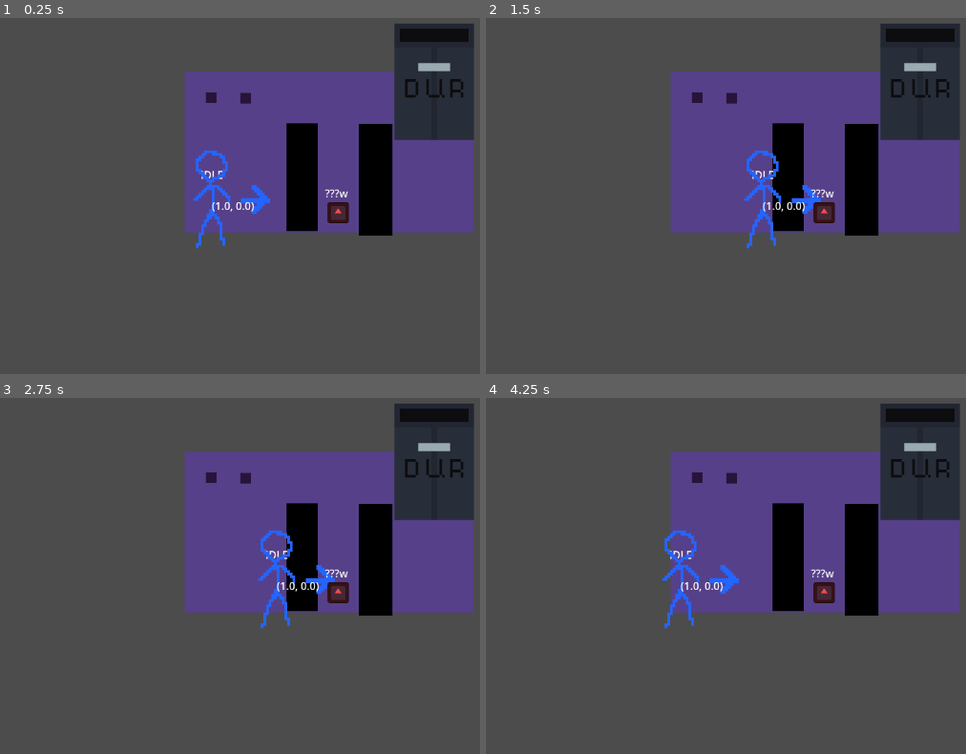
Above: before the commit, frames 1-4 (two rows, left to right).
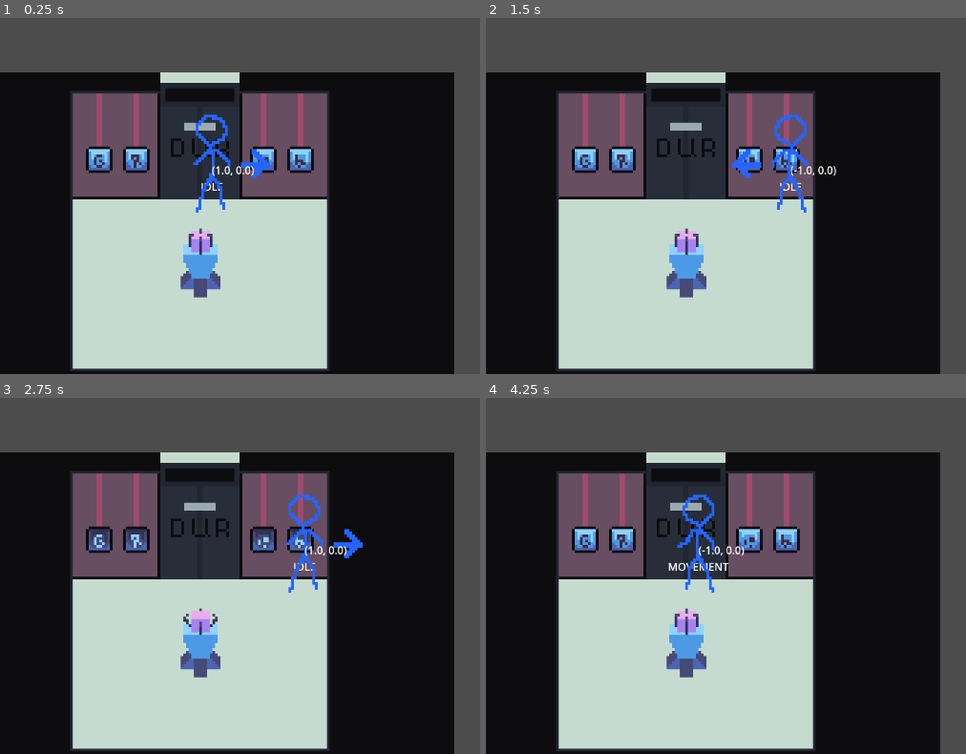
Above: after the commit, the same moments.

Repository: xill47/the-cube-game
Game: Godot game, scene res://world/world.tscn
The game is run twice, just before and just after one commit, with the same random seed, the same clock (stepped at 60 frames per second) and the same inputs. This scene is started directly instead of the project's main scene. The engine's default icon, where the game draws it, is replaced by a stand-in: a white triangle on a blue panel in a dark square.
Inputs (mouse positions are in pixels of both pictures, inside the frame that each line leads up to):
- Up to frame 1 (0.25 s): no input
- Up to frame 2 (1.5 s): tap Enter at 0.5 s; move the mouse to (outside the picture) at 0.52 s; hold D (move_right) 0.53-1.25 s; hold F (interact) 0.53-1.25 s; click (outside the picture) at 0.67 s; drag from (716, 181) to (918, 142) at 1.27 s
- Up to frame 3 (2.75 s): tap Space at 2 s; move the mouse to (456, 444) at 2.02 s; hold D (move_right) from 2.03 s (still down); hold F (interact) from 2.03 s (still down)
- Up to frame 4 (4.25 s): release D (move_right) at 2.75 s; release F (interact) at 2.75 s; tap Enter at 2.75 s; drag from (826, 625) to (730, 479) at 2.77 s; tap Space at 3.5 s; move the mouse to (outside the picture) at 3.52 s; hold A (move_left) from 3.53 s (still down); hold F (interact) from 3.53 s (still down); tap E (rotate_cw) at 3.6 s

The runs differ from the first frame. In frame 1, 82% of the frame differs, in the area x 0-99%, y 1-100%; in frame 2, 82%; in frame 3, 82%; in frame 4, 82%.
Error after the commit: Invalid access to property or key 'request_transition' on a base object of type 'Nil'. (res://world/world_state.gd:19)

Commit message:
For Ilia amuzement

Diff:
--- a/character/character.tscn
+++ b/character/character.tscn
@@ -15,11 +15,13 @@
 [ext_resource type="AnimationLibrary" uid="uid://dxyoy86qvsmj" path="res://character/assets/animation-tests/animation_res/run.res" id="11_hq3og"]
 [ext_resource type="AnimationLibrary" uid="uid://cm43fbus4h4lg" path="res://character/assets/animation-tests/animation_res/walk.res" id="13_orckd"]
 
-[sub_resource type="CircleShape2D" id="CircleShape2D_yf0e5"]
+[sub_resource type="CapsuleShape2D" id="CapsuleShape2D_hd715"]
 radius = 16.0
-
-[sub_resource type="CircleShape2D" id="CircleShape2D_ugqs2"]
-radius = 5.0
+height = 68.0
+
+[sub_resource type="CapsuleShape2D" id="CapsuleShape2D_hq3og"]
+radius = 24.0
+height = 100.0
 
 [sub_resource type="Animation" id="Animation_gx66j"]
 resource_name = "idle-down"
@@ -708,6 +710,9 @@
 nodes/down/position = Vector2(300, 1120)
 node_connections = [&"output", 0, &"CustomShot", &"Walk", 0, &"wa", &"Walk", 1, &"Animation", &"Walk", 2, &"Animation 2 …(1094 unchanged characters)…
 
+[sub_resource type="RectangleShape2D" id="RectangleShape2D_hd715"]
+size = Vector2(60, 48)
+
 [node name="Character" type="CharacterBody2D" unique_id=337287904]
 collision_layer = 3
 collision_mask = 3
@@ -720,7 +725,8 @@
 metadata/_custom_type_script = "uid://dalnoy50favch"
 
 [node name="CollisionShape2D" type="CollisionShape2D" parent="." unique_id=1386120881]
-shape = SubResource("CircleShape2D_yf0e5")
+rotation = 1.5707964
+shape = SubResource("CapsuleShape2D_hd715")
 
 [node name="StanceLabel" type="Label" parent="." unique_id=330398775]
 anchors_preset = 7
@@ -744,9 +750,11 @@
 collision_mask = 4
 
 [node name="CollisionShape2D" type="CollisionShape2D" parent="InteractableArea" unique_id=1418704256]
-shape = SubResource("CircleShape2D_ugqs2")
+rotation = 1.5707964
+shape = SubResource("CapsuleShape2D_hq3og")
 
 [node name="CharacterAnimation" type="Node2D" parent="." unique_id=54665230]
+position = Vector2(0, -72)
 script = ExtResource("4_o6jyn")
 directions = {
 Vector2(-1, -1): "up-left",
@@ -937,6 +945,15 @@
 offset_right = 40.0
 offset_bottom = 23.0
 
+[node name="CameraArea" type="Area2D" parent="." unique_id=1628044827]
+collision_layer = 128
+collision_mask = 128
+monitoring = false
+
+[node name="CollisionShape2D" type="CollisionShape2D" parent="CameraArea" unique_id=1242450052]
+shape = SubResource("RectangleShape2D_hd715")
+debug_color = Color(0.7443149, 0.46412176, 0, 0.41960785)
+
 [connection signal="state_resolved" from="StateProvider" to="." method="_on_state_provider_state_resolved"]
 [connection signal="area_entered" from="InteractableArea" to="." method="_on_interactable_area_area_entered"]
 [connection signal="area_exited" from="InteractableArea" to="." method="_on_interactable_area_area_exited"]
--- a/rooms/locker_room/locker_room.gd
+++ b/rooms/locker_room/locker_room.gd
@@ -1,3 +1,4 @@
+class_name LockerRoom
 extends Room
 
 var locker_room_state: LockerRoomState
--- a/rooms/room.gd
+++ b/rooms/room.gd
@@ -4,3 +4,6 @@
 
 @abstract
 func get_state() -> RoomState
+
+func request_connections() -> void:
+	pass
--- /dev/null
+++ b/rooms/wake_room/door_puzzle/cube_holder.gd
@@ -0,0 +1,23 @@
+class_name CubeHolder
+extends Interactable
+
+var state: CubeHolderState
+
+@onready var sprite := $Sprite
+
+func _ready() -> void:
+	state.holder_opened.connect(_on_holder_opened)
+	state.cube_taken.connect(_cube_taken)
+
+func get_state() -> InteractableState:
+	return state
+
+func open_holder():
+	state.unlock()
+
+func _on_holder_opened():
+	sprite.frame_coords.x = 1
+
+func _cube_taken():
+	#Allow player to use Cube
+	sprite.frame_coords.x = 2
--- /dev/null
+++ b/rooms/wake_room/door_puzzle/cube_holder_state.gd
@@ -0,0 +1,22 @@
+class_name CubeHolderState
+extends InteractableState
+
+signal holder_opened()
+signal cube_taken()
+
+var locked := true
+var cube_present := true
+
+static func create(_safe: CubeHolder) -> CubeHolderState:
+	var state := CubeHolderState.new()
+	return state
+
+func unlock():
+	locked = false
+	on_changed()
+	holder_opened.emit()
+
+
+func interact() -> void:
+	if not locked:
+		cube_taken.emit()
--- /dev/null
+++ b/rooms/wake_room/door_puzzle/wall_button.gd
@@ -0,0 +1,23 @@
+class_name WallButton
+extends Interactable
+
+@export var code: int
+
+var state: WallButtonState
+
+@onready var sprite = $Sprite
+
+func _ready() -> void:
+	state.on_pressed.connect(_on_state_changed)
+	state.unpressed.connect(_on_state_changed)
+
+func get_state() -> InteractableState:
+	return state
+
+func _on_state_changed(_code_number, toggle):
+	if toggle:
+		sprite.frame_coords.x = 1
+		state.pressed = true
+	else:
+		sprite.frame_coords.x = 0
+		state.pressed = false
--- /dev/null
+++ b/rooms/wake_room/door_puzzle/wall_button_state.gd
@@ -0,0 +1,19 @@
+class_name WallButtonState
+extends InteractableState
+
+signal on_pressed()
+signal unpressed()
+
+var code_number: int
+var pressed := false
+
+static func create(button: WallButton) -> WallButtonState:
+	var state := WallButtonState.new()
+	state.code_number = button.code
+	return state
+
+func interact() -> void:
+	if not pressed:
+		on_pressed.emit(code_number,true)
+	else:
+		unpressed.emit(code_number,false)
--- /dev/null
+++ b/rooms/wake_room/interactables_order.gd
@@ -0,0 +1,15 @@
+extends Node2D
+
+@export var character : Node2D
+
+var interactables : Array[Node]
+
+func _ready() -> void:
+	interactables = get_children()
+
+func _process(_delta: float) -> void:
+	for inter: Node2D in interactables:
+		if character.position.y < inter.position.y:
+			inter.z_index = 1
+		else:
+			inter.z_index = 0
--- /dev/null
+++ b/rooms/wake_room/wake_room.gd
@@ -0,0 +1,28 @@
+class_name WakeRoom
+extends Room
+
+var wake_room_state: WakeRoomState
+var cur_code: String
+
+@onready var right_code: String = "1245"
+@onready var character := $Character
+
+func get_state() -> WakeRoomState:
+	return wake_room_state
+
+func request_connections() -> void:
+	wake_room_state.button_pressed.connect(_on_pressed)
+	wake_room_state.button_unpressed.connect(_unpressed)
+
+func _unpressed() -> void:
+	cur_code.remove_char(wake_room_state.last_input)
+
+func _on_pressed() -> void:
+	cur_code += str(wake_room_state.last_input)
+	var all_pressed := true
+	for button: WallButtonState in wake_room_state.buttons:
+		all_pressed = wake_room_state.button.pressed and all_pressed
+	if all_pressed and cur_code == right_code:
+		wake_room_state.door.unlock()
+	else:
+		cur_code = ""
--- /dev/null
+++ b/rooms/wake_room/wake_room.tscn
@@ -0,0 +1,268 @@
+[gd_scene format=3 uid="uid://be4c68yl4631g"]
+
+[ext_resource type="Script" uid="uid://3x0xy6f7dug8" path="res://rooms/wake_room/wake_room.gd" id="1_1ould"]
+[ext_resource type="Texture2D" uid="uid://ctj3pon86hrv1" path="res://rooms/wake_room/back-ground.png" id="2_424ld"]
+[ext_resource type="PackedScene" uid="uid://bhnp0vc2wfcld" path="res://interactables/doors/door.tscn" id="4_gxk0u"]
+[ext_resource type="Script" uid="uid://b2fvajebrxrbk" path="res://rooms/wake_room/interactables_order.gd" id="4_tq3ax"]
+[ext_resource type="Texture2D" uid="uid://008vb4obkgwp" path="res://rooms/wake_room/door_puzzle/cube_stand.png" id="5_l5pag"]
+[ext_resource type="Script" uid="uid://d4m8bjftscc26" path="res://rooms/wake_room/door_puzzle/wall_button.gd" id="6_u1hbi"]
+[ext_resource type="Texture2D" uid="uid://m73vvt8h8swt" path="res://rooms/wake_room/door_puzzle/button_atlas.png" id="8_ooyrn"]
+[ext_resource type="Script" uid="uid://dalnoy50favch" path="res://addons/state_scopes/state_provider.gd" id="8_pgs6l"]
+[ext_resource type="Script" uid="uid://dmmo0yy6ig2lo" path="res://addons/state_scopes/state_scope.gd" id="9_omtqs"]
+[ext_resource type="PackedScene" uid="uid://cwqv27swe8kg0" path="res://character/character.tscn" id="10_ei2me"]
+[ext_resource type="Script" uid="uid://cfsobcastosrm" path="res://rooms/camera_logic.gd" id="12_opppr"]
+
+[sub_resource type="RectangleShape2D" id="RectangleShape2D_1o30x"]
+size = Vector2(60.5, 447)
+
+[sub_resource type="RectangleShape2D" id="RectangleShape2D_bv27j"]
+size = Vector2(383, 32)
+
+[sub_resource type="RectangleShape2D" id="RectangleShape2D_e0owk"]
+size = Vector2(38.5, 289)
+
+[sub_resource type="RectangleShape2D" id="RectangleShape2D_le7kl"]
+size = Vector2(395, 31)
+
+[sub_resource type="RectangleShape2D" id="RectangleShape2D_g5epc"]
+size = Vector2(21.5, 16)
+
+[sub_resource type="RectangleShape2D" id="RectangleShape2D_tq3ax"]
+size = Vector2(15, 11)
+
+[sub_resource type="RectangleShape2D" id="RectangleShape2D_rus38"]
+size = Vector2(10, 16)
+
+[sub_resource type="RectangleShape2D" id="RectangleShape2D_emj7d"]
+size = Vector2(386, 256)
+
+[node name="WakeRoom" type="Node2D" unique_id=1590841663]
+script = ExtResource("1_1ould")
+
+[node name="ArtLayers" type="Node2D" parent="." unique_id=625979313]
+
+[node name="Background" type="Sprite2D" parent="ArtLayers" unique_id=834635258]
+position = Vector2(302, 480)
+scale = Vector2(4, 4)
+texture = ExtResource("2_424ld")
+
+[node name="Foreground" type="Sprite2D" parent="ArtLayers" unique_id=298916730]
+z_index = 1
+position = Vector2(302, 480)
+scale = Vector2(4, 4)
+
+[node name="Walls" type="Node2D" parent="." unique_id=1963081063]
+
+[node name="LeftWall" type="StaticBody2D" parent="Walls" unique_id=403527801]
+collision_layer = 3
+collision_mask = 3
+
+[node name="CollisionShape2D" type="CollisionShape2D" parent="Walls/LeftWall" unique_id=933203999]
+position = Vector2(80, 416.5)
+shape = SubResource("RectangleShape2D_1o30x")
+
+[node name="TopWall" type="StaticBody2D" parent="Walls" unique_id=2098338785]
+collision_layer = 3
+collision_mask = 3
+
+[node name="CollisionShape2D" type="CollisionShape2D" parent="Walls/TopWall" unique_id=460252831]
+position = Vector2(302.5, 368)
+shape = SubResource("RectangleShape2D_bv27j")
+
+[node name="RightWall" type="StaticBody2D" parent="Walls" unique_id=9782177]
+collision_layer = 3
+collision_mask = 3
+
+[node name="CollisionShape2D" type="CollisionShape2D" parent="Walls/RightWall" unique_id=290973380]
+position = Vector2(513.25, 496.5)
+shape = SubResource("RectangleShape2D_e0owk")
+
+[node name="BottomWall" type="StaticBody2D" parent="Walls" unique_id=258527065]
+collision_layer = 3
+collision_mask = 3
+
+[node name="CollisionShape2D" type="CollisionShape2D" parent="Walls/BottomWall" unique_id=686858636]
+position = Vector2(301.5, 655)
+shape = SubResource("RectangleShape2D_le7kl")
+
+[node name="Objects" type="Node2D" parent="Walls" unique_id=1447700754]
+
+[node name="Doors" type="Node2D" parent="." unique_id=1943176176]
+
+[node name="Door" parent="Doors" unique_id=1059506860 instance=ExtResource("4_gxk0u")]
+position = Vector2(302, 292)
+starts_locked = true
+starting_leads_to = "res://rooms/test_chamber/test_chamber.tscn"
+leads_to_spawn = "%Spawn"
+
+[node name="Interactables" type="Node2D" parent="." unique_id=135537337 node_paths=PackedStringArray("character")]
+script = ExtResource("4_tq3ax")
+character = NodePath("../Character")
+
+[node name="Safe" type="Area2D" parent="Interactables" unique_id=1013690776]
+position = Vector2(303, 510)
+scale = Vector2(4, 4)
+collision_layer = 4
+collision_mask = 4
+script = ExtResource("6_u1hbi")
+
+[node name="CollisionShape2D" type="CollisionShape2D" parent="Interactables/Safe" unique_id=1296697469]
+shape = SubResource("RectangleShape2D_g5epc")
+debug_color = Color(0.26126418, 0.5232432, 9.62615e-08, 0.41960785)
+
+[node name="Sprite" type="Sprite2D" parent="Interactables/Safe" unique_id=185750920]
+position = Vector2(0, -7.5)
+texture = ExtResource("5_l5pag")
+hframes = 3
+
+[node name="StateProvider" type="Node" parent="Interactables/Safe" unique_id=458044866]
+script = ExtResource("8_pgs6l")
+prefer_existing = true
+metadata/_custom_type_script = "uid://dalnoy50favch"
+
+[node name="Collision" type="StaticBody2D" parent="Interactables/Safe" unique_id=1041388748]
+collision_layer = 3
+collision_mask = 3
+
+[node name="CollisionShape2D" type="CollisionShape2D" parent="Interactables/Safe/Collision" unique_id=1410478254]
+shape = SubResource("RectangleShape2D_tq3ax")
+
+[node name="WallButton1" type="Area2D" parent="Interactables" unique_id=963415479]
+position = Vector2(150, 354)
+scale = Vector2(4, 4)
+collision_layer = 4
+collision_mask = 4
+script = ExtResource("6_u1hbi")
+code = 4
+
+[node name="CollisionShape2D" type="CollisionShape2D" parent="Interactables/WallButton1" unique_id=1801597475]
+position = Vector2(0, 3.5)
+shape = SubResource("RectangleShape2D_rus38")
+debug_color = Color(0.26126418, 0.5232432, 9.62615e-08, 0.41960785)
+
+[node name="Sprite" type="Sprite2D" parent="Interactables/WallButton1" unique_id=41061905]
+position = Vector2(0, -7.5)
+texture = ExtResource("8_ooyrn")
+hframes = 2
+vframes = 4
+
+[node name="StateProvider" type="Node" parent="Interactables/WallButton1" unique_id=645986249]
+script = ExtResource("8_pgs6l")
+prefer_existing = true
+metadata/_custom_type_script = "uid://dalnoy50favch"
+
+[node name="WallButton2" type="Area2D" parent="Interactables" unique_id=1615029873]
+position = Vector2(206, 354)
+scale = Vector2(4, 4)
+collision_layer = 4
+collision_mask = 4
+script = ExtResource("6_u1hbi")
+code = 1
+
+[node name="CollisionShape2D" type="CollisionShape2D" parent="Interactables/WallButton2" unique_id=1430733288]
+position = Vector2(0, 3.5)
+shape = SubResource("RectangleShape2D_rus38")
+debug_color = Color(0.26126418, 0.5232432, 9.62615e-08, 0.41960785)
+
+[node name="Sprite" type="Sprite2D" parent="Interactables/WallButton2" unique_id=1764734809]
+position = Vector2(0, -7.5)
+texture = ExtResource("8_ooyrn")
+hframes = 2
+vframes = 4
+frame = 2
+
+[node name="StateProvider" type="Node" parent="Interactables/WallButton2" unique_id=1820232550]
+script = ExtResource("8_pgs6l")
+prefer_existing = true
+metadata/_custom_type_script = "uid://dalnoy50favch"
+
+[node name="WallButton3" type="Area2D" parent="Interactables" unique_id=828155425]
+position = Vector2(398, 354)
+scale = Vector2(4, 4)
+collision_layer = 4
+collision_mask = 4
+script = ExtResource("6_u1hbi")
+code = 2
+
+[node name="CollisionShape2D" type="CollisionShape2D" parent="Interactables/WallButton3" unique_id=104432139]
+position = Vector2(0, 3.5)
+shape = SubResource("RectangleShape2D_rus38")
+debug_color = Color(0.26126418, 0.5232432, 9.62615e-08, 0.41960785)
+
+[node name="Sprite" type="Sprite2D" parent="Interactables/WallButton3" unique_id=1425026364]
+position = Vector2(0, -7.5)
+texture = ExtResource("8_ooyrn")
+hframes = 2
+vframes = 4
+frame = 4
+
+[node name="StateProvider" type="Node" parent="Interactables/WallButton3" unique_id=1242053724]
+script = ExtResource("8_pgs6l")
+prefer_existing = true
+metadata/_custom_type_script = "uid://dalnoy50favch"
+
+[node name="WallButton4" type="Area2D" parent="Interactables" unique_id=1665833427]
+position = Vector2(454, 354)
+scale = Vector2(4, 4)
+collision_layer = 4
+collision_mask = 4
+script = ExtResource("6_u1hbi")
+code = 5
+
+[node name="CollisionShape2D" type="CollisionShape2D" parent="Interactables/WallButton4" unique_id=970646762]
+position = Vector2(0, 3.5)
+shape = SubResource("RectangleShape2D_rus38")
+debug_color = Color(0.26126418, 0.5232432, 9.62615e-08, 0.41960785)
+
+[node name="Sprite" type="Sprite2D" parent="Interactables/WallButton4" unique_id=1805771106]
+position = Vector2(0, -7.5)
+texture = ExtResource("8_ooyrn")
+hframes = 2
+vframes = 4
+frame = 6
+
+[node name="StateProvider" type="Node" parent="Interactables/WallButton4" unique_id=2024874150]
+script = ExtResource("8_pgs6l")
+prefer_existing = true
+metadata/_custom_type_script = "uid://dalnoy50favch"
+
+[node name="Spawn" type="Marker2D" parent="." unique_id=988657247]
+unique_name_in_owner = true
+position = Vector2(399, 243)
+
+[node name="Spawn2" type="Marker2D" parent="." unique_id=441376481]
+unique_name_in_owner = true
+position = Vector2(399, 790)
+
+[node name="StateProvider" type="Node" parent="." unique_id=199642382]
+script = ExtResource("8_pgs6l")
+metadata/_custom_type_script = "uid://dalnoy50favch"
+
+[node name="StateScope" type="Node" parent="." unique_id=1230836305]
+script = ExtResource("9_omtqs")
+metadata/_custom_type_script = "uid://dmmo0yy6ig2lo"
+
+[node name="Character" parent="." unique_id=337287904 instance=ExtResource("10_ei2me")]
+unique_name_in_owner = true
+position = Vector2(320, 382)
+
+[node name="CameraLogic" type="Node2D" parent="." unique_id=255117468]
+script = ExtResource("12_opppr")
+
+[node name="Camera2D" type="Camera2D" parent="CameraLogic" unique_id=1560808972]
+position = Vector2(301, 482)
+
+[node name="Positions" type="Node2D" parent="CameraLogic" unique_id=564659675]
+
+[node name="Pos1" type="Area2D" parent="CameraLogic/Positions" unique_id=1428389072]
+position = Vector2(301, 482)
+collision_layer = 128
+collision_mask = 128
+monitorable = false
+
+[node name="CollisionShape2D" type="CollisionShape2D" parent="CameraLogic/Positions/Pos1" unique_id=1737013668]
+position = Vector2(1, 28)
+shape = SubResource("RectangleShape2D_emj7d")
+debug_color = Color(0.7953148, 0.42528415, 0, 0.41960785)
+
+[connection signal="area_entered" from="CameraLogic/Positions/Pos1" to="CameraLogic" method="_on_pos_area_entered" flags=18]
--- /dev/null
+++ b/rooms/wake_room/wake_room_state.gd
@@ -0,0 +1,34 @@
+class_name WakeRoomState
+extends RoomState
+
+signal button_pressed()
+signal button_unpressed()
+
+var buttons: Array[WallButtonState] = []
+var door: DoorState
+var last_input: int
+
+@warning_ignore("shadowed_variable")
+static func create(button1: WallButtonState, button2: WallButtonState, button3: WallButtonState, button4: WallButtonState, door: DoorState) -> WakeRoomState:
+	var state := WakeRoomState.new()
+	state.buttons.push_back(button1)
+	state.buttons.push_back(button2)
+	state.buttons.push_back(button3)
+	state.buttons.push_back(button4)
+	state.door = door
+	for button in state.buttons:
+		button.on_pressed.connect(state._on_pressed)
+		button.unpressed.connect(state._unpressed)
+	door.door_entered.connect(state._on_door_entered)
+	return state
+
+func _unpressed(code_number):
+	last_input = code_number
+	button_unpressed.emit()
+
+func _on_pressed(code_number):
+	last_input = code_number
+	button_pressed.emit()
+
+func _on_door_entered() -> void:
+	request_transition.emit(door)
--- a/world/world.tscn
+++ b/world/world.tscn
@@ -1,7 +1,7 @@
 [gd_scene format=3 uid="uid://blbii3vfwvnlw"]
 
 [ext_resource type="Script" uid="uid://i0cuo6x83cux" path="res://world/world.gd" id="1_4717r"]
-[ext_resource type="PackedScene" uid="uid://bb1x6wxo7jay6" path="res://rooms/test_chamber/test_chamber.tscn" id="2_h5o24"]
+[ext_resource type="PackedScene" uid="uid://be4c68yl4631g" path="res://rooms/wake_room/wake_room.tscn" id="2_sc4t8"]
 [ext_resource type="Script" uid="uid://dalnoy50favch" path="res://addons/state_scopes/state_provider.gd" id="3_4717r"]
 [ext_resource type="Script" uid="uid://dmmo0yy6ig2lo" path="res://addons/state_scopes/state_scope.gd" id="4_h5o24"]
 [ext_resource type="Script" uid="uid://db4ry2vnd0epc" path="res://addons/state_scopes/state_consumer.gd" id="5_mmdvd"]
@@ -10,7 +10,7 @@
 
 [node name="World" type="Node2D" unique_id=2118948260]
 script = ExtResource("1_4717r")
-starting_room_scene = ExtResource("2_h5o24")
+starting_room_scene = ExtResource("2_sc4t8")
 
 [node name="StateScope" type="Node" parent="." unique_id=1901825925]
 script = ExtResource("4_h5o24")
--- a/world/world_state.gd
+++ b/world/world_state.gd
@@ -17,6 +17,6 @@
 	character.move_room()
 	current_room = room
 	current_room.request_transition.connect(_on_room_request_transition)
-
+	current_room.request_connections()
 func _on_room_request_transition(door: DoorState) -> void:
 	request_transition.emit(door)
Binary file added: rooms/wake_room/back-ground.png
Not shown, added: rooms/wake_room/back-ground.png.import
Binary file added: rooms/wake_room/door_puzzle/button_atlas.png
Not shown, added: rooms/wake_room/door_puzzle/button_atlas.png.import
Not shown, added: rooms/wake_room/door_puzzle/cube_holder.gd.uid
Not shown, added: rooms/wake_room/door_puzzle/cube_holder_state.gd.uid
Binary file added: rooms/wake_room/door_puzzle/cube_stand.png
Not shown, added: rooms/wake_room/door_puzzle/cube_stand.png.import
Not shown, added: rooms/wake_room/door_puzzle/wall_button.gd.uid
Not shown, added: rooms/wake_room/door_puzzle/wall_button_state.gd.uid
Binary file added: rooms/wake_room/fore-ground.png
Not shown, added: rooms/wake_room/fore-ground.png.import
(and 5 more such lines)
